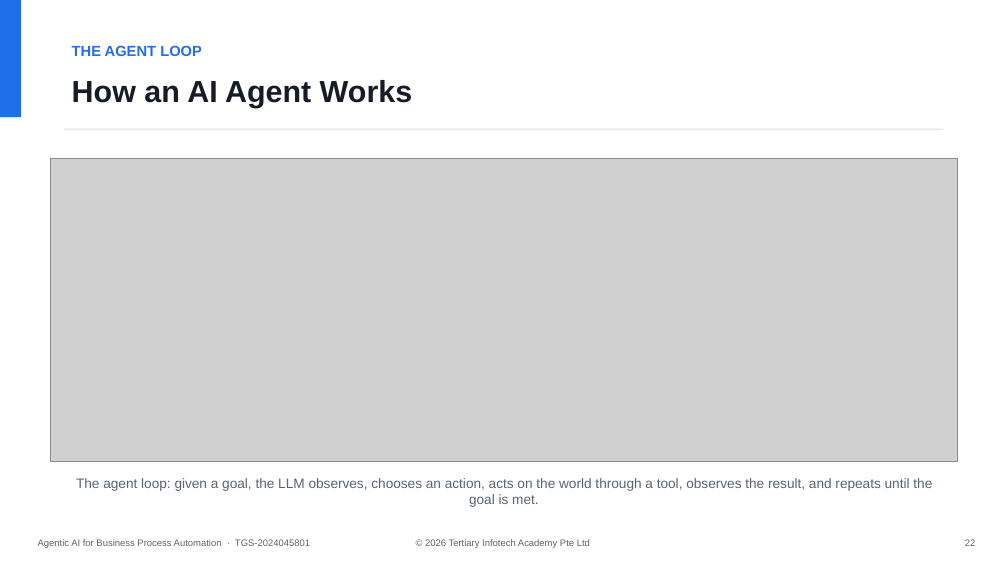
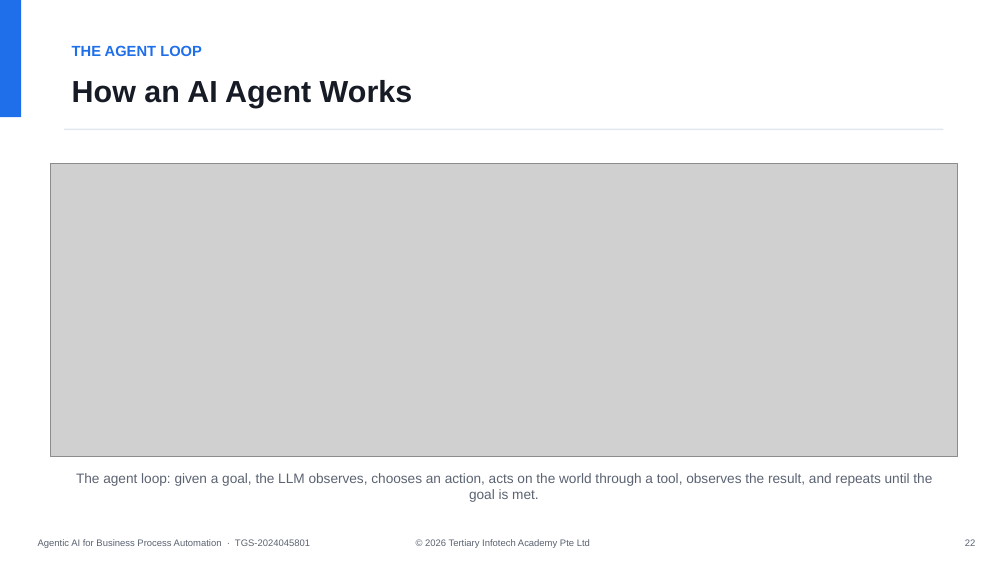
Before and after one commit to tertiarycourses/TGS-2024045801-Agentic-AI-for-Business-Process-Automation, a slide deck: slide 23 of courseware/Agentic AI for Business Process Automation-v1.2.pptx. Drawn at 1008x567 pixels with LibreOffice and Linux fonts; fonts in the diff are those of the drawing; grey boxes stand for pictures. Boxes give left, top, right and bottom in pixels: in the first picture for what was removed or moved away, otherwise in the second. Text is boxed around its words. In the diff, an @@ line names an element or a change of style, - is before the commit and + after.

```diff
--- a/courseware/Agentic AI for Business Process Automation-v1.2.pptx
+++ b/courseware/Agentic AI for Business Process Automation-v1.2.pptx
@@ picture: place and size @@
-picture at bbox=[51, 158, 958, 461]
+picture at bbox=[51, 163, 958, 457]
@@ text "The agent loop: given a ...": place and size @@
-text "The agent loop: given a ..." at bbox=[76, 478, 932, 507]
+text "The agent loop: given a ..." at bbox=[76, 473, 932, 502]
```
Also in this commit, not shown: 5 other slides changed, 14 other files.
